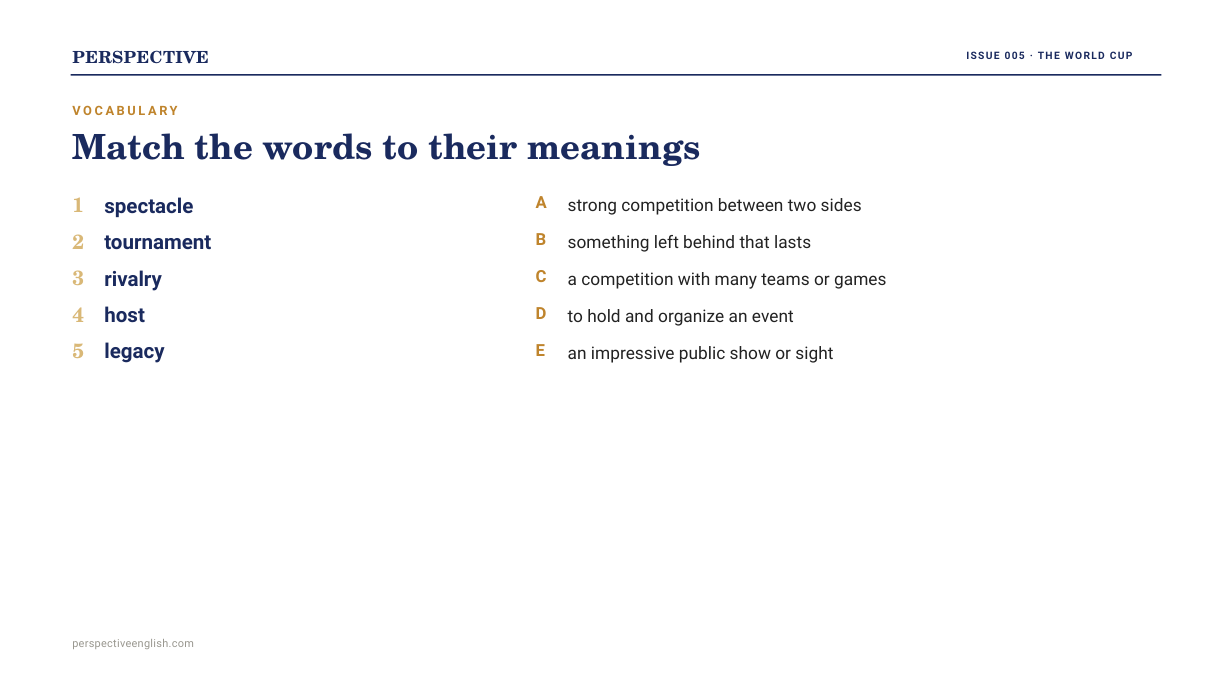
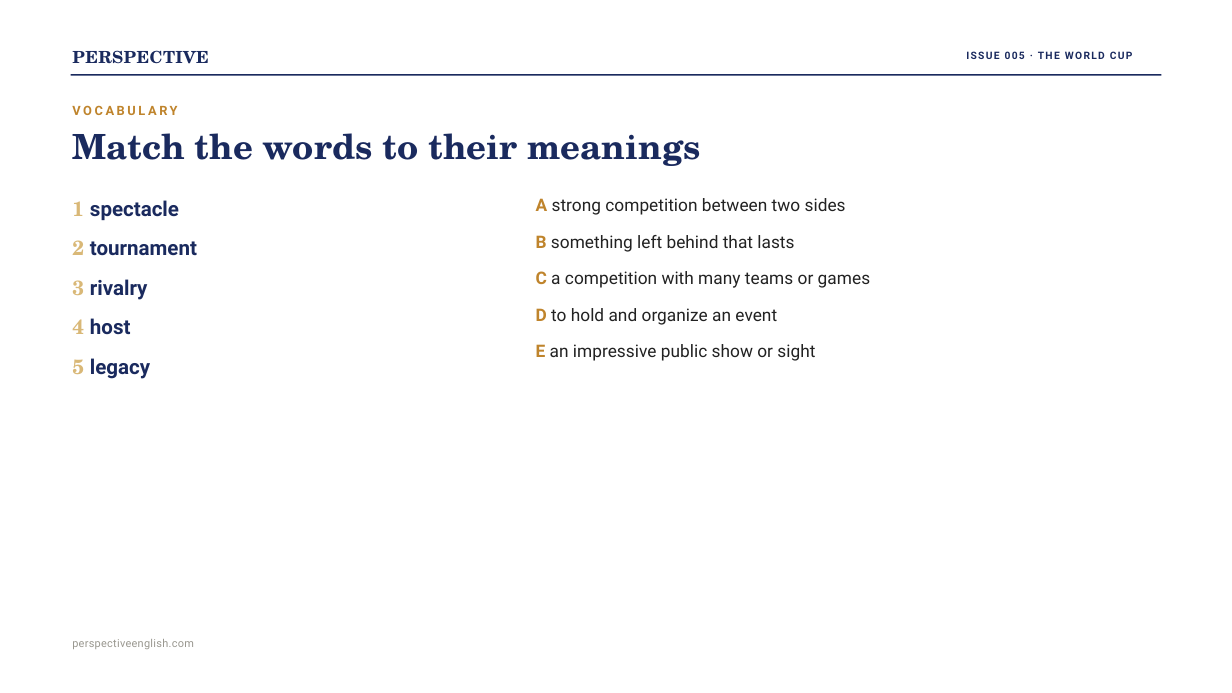
Before and after one commit to Swinka85/perspective-english, a slide deck: slide 5 of downloads/issue005-ppt.pptx. Drawn at 1232x693 pixels with LibreOffice and Linux fonts; fonts in the diff are those of the drawing. Boxes give left, top, right and bottom in pixels: in the first picture for what was removed or moved away, otherwise in the second. Text is boxed around its words. In the diff, an @@ line names an element or a change of style, - is before the commit and + after.

```diff
--- a/downloads/issue005-ppt.pptx
+++ b/downloads/issue005-ppt.pptx
@@ text at bbox=[72, 200, 179, 220]: text changed; font TeX Gyre Schola to Roboto; text colour #D9B877 to #1A2A5E @@
-1
+1 spectacle
@@ text removed at bbox=[104, 197, 193, 217] @@
-spectacle
@@ text at bbox=[536, 198, 846, 215]: text changed @@
-strong competition between two sides
+A strong competition between two sides
@@ text removed at bbox=[536, 196, 547, 208] @@
-A
@@ text removed at bbox=[72, 234, 84, 249] @@
-2
@@ text at bbox=[536, 235, 794, 252]: text changed @@
-something left behind that lasts
+B something left behind that lasts
@@ text removed at bbox=[536, 233, 547, 245] @@
-B
@@ text at bbox=[72, 240, 197, 256]: text changed @@
-tournament
+2 tournament
@@ text at bbox=[72, 279, 148, 300]: text changed @@
-rivalry
+3 rivalry
@@ text removed at bbox=[72, 270, 84, 285] @@
-3
@@ text at bbox=[536, 271, 870, 288]: text changed @@
-a competition with many teams or games
+C a competition with many teams or games
@@ text removed at bbox=[536, 270, 547, 282] @@
-C
@@ text at bbox=[72, 318, 131, 335]: text changed @@
-host
+4 host
@@ text removed at bbox=[72, 307, 84, 322] @@
-4
@@ text at bbox=[536, 308, 777, 325]: text changed @@
-to hold and organize an event
+D to hold and organize an event
@@ text removed at bbox=[536, 307, 547, 319] @@
-D
@@ text at bbox=[72, 358, 150, 379]: text changed @@
-legacy
+5 legacy
@@ text removed at bbox=[72, 343, 84, 358] @@
-5
@@ text at bbox=[536, 344, 815, 361]: text changed @@
-an impressive public show or sight
+E an impressive public show or sight
```
Also in this commit, not shown: 14 other slides changed, 5 other files.
